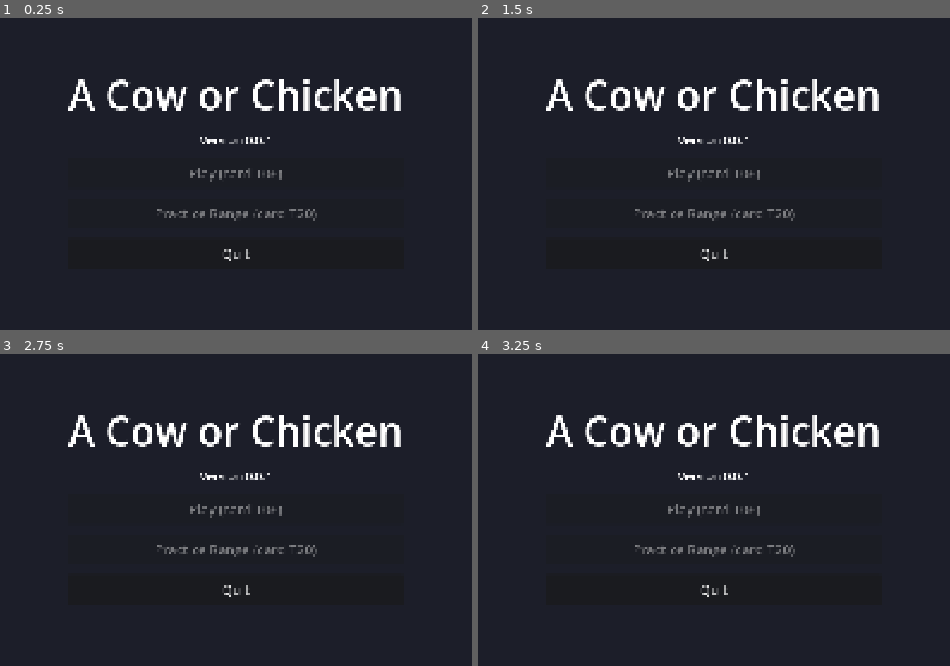
Above: before the commit, frames 1-4 (two rows, left to right).
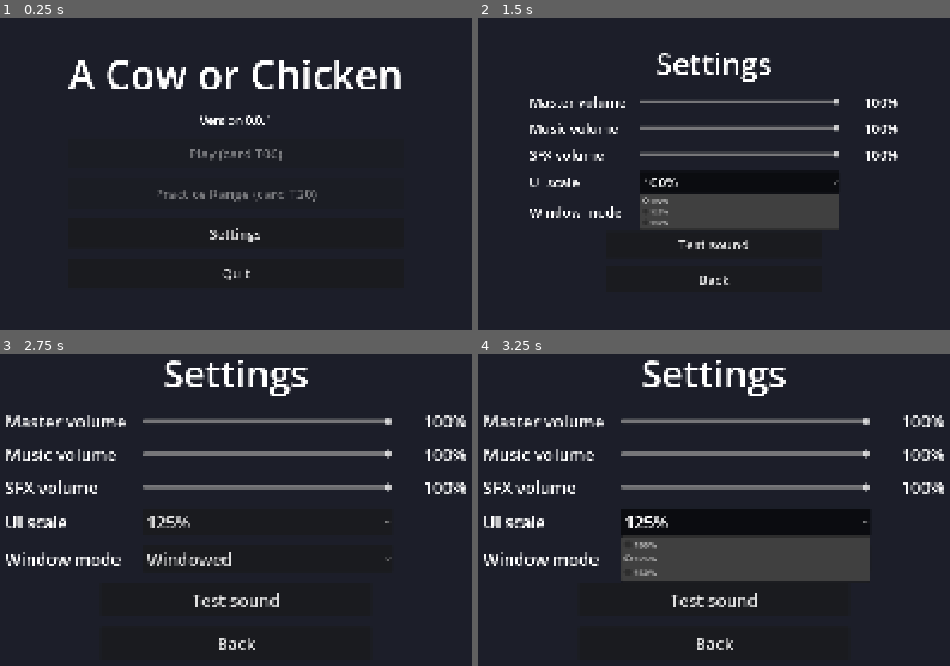
Above: after the commit, the same moments.

Repository: gabrielsfprofessional/A-Cow-Or-Chicken-Game-build-McGills
Game: Godot game, scene res://game/ui/main_menu.tscn
The game is run twice, just before and just after one commit, with the same random seed, the same clock (stepped at 60 frames per second) and the same inputs.
Inputs (mouse positions are in pixels of both pictures, inside the frame that each line leads up to):
- Up to frame 1 (0.25 s): no input
- Up to frame 2 (1.5 s): click (714, 233) at 0.5 s, where only the run after the commit has a clickable "Settings"; click (737, 183) at 1.25 s, where only the run after the commit has a clickable "100%"
- Up to frame 3 (2.75 s): click (259, 547) at 2 s, where only the run after the commit has a clickable "Windowed"
- Up to frame 4 (3.25 s): click (747, 522) at 2.75 s, where only the run after the commit has a clickable "125%"

The runs differ from the first frame. In frame 1, 6.7% of the frame differs, in the area x 14-85%, y 13-84%; in frame 2, 12%; in frame 3, 11%; in frame 4, 19%, in the area x 1-99%, y 1-95%.

Commit message:
T38: Settings screen
Co-Authored-By: Claude Sonnet 5.5 <noreply@anthropic.com>

Diff:
--- /dev/null
+++ b/audio/default_bus_layout.tres
@@ -0,0 +1,15 @@
+[gd_resource type="AudioBusLayout" format=3]
+
+[resource]
+bus/1/name = &"Music"
+bus/1/solo = false
+bus/1/mute = false
+bus/1/bypass_fx = false
+bus/1/volume_db = 0.0
+bus/1/send = &"Master"
+bus/2/name = &"SFX"
+bus/2/solo = false
+bus/2/mute = false
+bus/2/bypass_fx = false
+bus/2/volume_db = 0.0
+bus/2/send = &"Master"
--- a/game/ui/main_menu.gd
+++ b/game/ui/main_menu.gd
@@ -9,5 +9,9 @@
 	_version.text = "Version %s" % Game.version()
 
 
+func _on_settings_pressed() -> void:
+	get_tree().change_scene_to_file("res://game/ui/settings_screen.tscn")
+
+
 func _on_quit_pressed() -> void:
 	get_tree().quit()
--- a/game/ui/main_menu.tscn
+++ b/game/ui/main_menu.tscn
@@ -1,6 +1,7 @@
 [gd_scene format=3]
 
 [ext_resource type="Script" path="res://game/ui/main_menu.gd" id="1_menu"]
+[ext_resource type="Script" path="res://game/ui/ui_scaler.gd" id="2_scaler"]
 
 [node name="MainMenu" type="Control"]
 layout_mode = 3
@@ -58,10 +59,20 @@
 disabled = true
 text = "Practice Range (card T20)"
 
+[node name="SettingsButton" type="Button" parent="Center/Menu"]
+custom_minimum_size = Vector2(520, 72)
+layout_mode = 2
+theme_override_font_sizes/font_size = 32
+text = "Settings"
+
 [node name="QuitButton" type="Button" parent="Center/Menu"]
 custom_minimum_size = Vector2(520, 72)
 layout_mode = 2
 theme_override_font_sizes/font_size = 32
 text = "Quit"
 
+[node name="UiScaler" type="Node" parent="."]
+script = ExtResource("2_scaler")
+
+[connection signal="pressed" from="Center/Menu/SettingsButton" to="." method="_on_settings_pressed"]
 [connection signal="pressed" from="Center/Menu/QuitButton" to="." method="_on_quit_pressed"]
--- /dev/null
+++ b/game/ui/settings.gd
@@ -0,0 +1,116 @@
+extends Node
+## Player settings: volume, UI scale, window mode (autoload "Settings"). Owner: John (game/ui).
+## Loads user://settings.json at startup and applies it, so it works even when the menu is skipped.
+
+signal ui_scale_changed(scale: float)
+
+const PATH: String = "user://settings.json"
+const VERSION: int = 1
+const SCALES: Array[float] = [1.0, 1.25, 1.5]
+const BUSES: Array[StringName] = [&"Master", &"Music", &"SFX"]
+
+var master: int = 100
+var music: int = 100
+var sfx: int = 100
+var ui_scale: float = 1.0
+var fullscreen: bool = false
+
+
+func _ready() -> void:
+	load_settings()
+	apply_all()
+
+
+func load_settings() -> void:
+	if not FileAccess.file_exists(PATH):
+		return
+	var json: JSON = JSON.new()
+	var parsed: Variant = json.data if json.parse(FileAccess.get_file_as_string(PATH)) == OK else null
+	if not parsed is Dictionary:
+		push_warning("Settings: could not read %s, using defaults" % PATH)
+		return
+	var data: Dictionary = parsed
+	if int(data.get("version", 0)) != VERSION:
+		push_warning("Settings: unknown version in %s, using defaults" % PATH)
+		return
+	master = clampi(int(data.get("master", master)), 0, 100)
+	music = clampi(int(data.get("music", music)), 0, 100)
+	sfx = clampi(int(data.get("sfx", sfx)), 0, 100)
+	var wanted: float = float(data.get("ui_scale", ui_scale))
+	ui_scale = wanted if wanted in SCALES else 1.0
+	fullscreen = bool(data.get("fullscreen", fullscreen))
+
+
+## Writes to a temp file first, then renames, so a crash never leaves a half-written file.
+func save_settings() -> void:
+	var data: Dictionary = {
+		"version": VERSION,
+		"master": master,
+		"music": music,
+		"sfx": sfx,
+		"ui_scale": ui_scale,
+		"fullscreen": fullscreen,
+	}
+	var tmp: String = PATH + ".tmp"
+	var file: FileAccess = FileAccess.open(tmp, FileAccess.WRITE)
+	if file == null:
+		push_warning("Settings: cannot write %s" % tmp)
+		return
+	file.store_string(JSON.stringify(data, "\t"))
+	file.close()
+	DirAccess.rename_absolute(ProjectSettings.globalize_path(tmp), ProjectSettings.globalize_path(PATH))
+
+
+func apply_all() -> void:
+	for bus: StringName in BUSES:
+		_apply_volume(bus)
+	_apply_window_mode()
+	ui_scale_changed.emit(ui_scale)
+
+
+func volume_of(bus: StringName) -> int:
+	match bus:
+		&"Music":
+			return music
+		&"SFX":
+			return sfx
+	return master
+
+
+func set_volume(bus: StringName, percent: int) -> void:
+	percent = clampi(percent, 0, 100)
+	match bus:
+		&"Music":
+			music = percent
+		&"SFX":
+			sfx = percent
+		_:
+			master = percent
+	_apply_volume(bus)
+
+
+func set_ui_scale(value: float) -> void:
+	ui_scale = value if value in SCALES else 1.0
+	ui_scale_changed.emit(ui_scale)
+
+
+func set_fullscreen(value: bool) -> void:
+	fullscreen = value
+	_apply_window_mode()
+
+
+func _apply_volume(bus: StringName) -> void:
+	var index: int = AudioServer.get_bus_index(bus)
+	if index < 0:
+		return
+	var percent: int = volume_of(bus)
+	AudioServer.set_bus_mute(index, percent == 0)
+	AudioServer.set_bus_volume_db(index, linear_to_db(percent / 100.0) if percent > 0 else -80.0)
+
+
+func _apply_window_mode() -> void:
+	if DisplayServer.get_name() == "headless":
+		return
+	DisplayServer.window_set_mode(
+		DisplayServer.WINDOW_MODE_FULLSCREEN if fullscreen else DisplayServer.WINDOW_MODE_WINDOWED
+	)
--- /dev/null
+++ b/game/ui/settings_screen.gd
@@ -0,0 +1,65 @@
+extends Control
+## Settings screen: volume sliders, UI scale, window mode, test sound. Owner: John (game/ui).
+## Every change applies at once and is saved by the Settings autoload.
+
+const MENU_SCENE: String = "res://game/ui/main_menu.tscn"
+
+@onready var _master: HSlider = $Center/Rows/Grid/MasterSlider
+@onready var _music: HSlider = $Center/Rows/Grid/MusicSlider
+@onready var _sfx: HSlider = $Center/Rows/Grid/SfxSlider
+@onready var _master_value: Label = $Center/Rows/Grid/MasterValue
+@onready var _music_value: Label = $Center/Rows/Grid/MusicValue
+@onready var _sfx_value: Label = $Center/Rows/Grid/SfxValue
+@onready var _scale: OptionButton = $Center/Rows/Grid/ScaleOption
+@onready var _window: OptionButton = $Center/Rows/Grid/WindowOption
+@onready var _test_player: AudioStreamPlayer = $TestPlayer
+
+
+func _ready() -> void:
+	for factor: float in Settings.SCALES:
+		_scale.add_item("%d%%" % roundi(factor * 100.0))
+	_scale.selected = Settings.SCALES.find(Settings.ui_scale)
+	_window.add_item("Windowed")
+	_window.add_item("Fullscreen")
+	_window.selected = 1 if Settings.fullscreen else 0
+	_master.value = Settings.master
+	_music.value = Settings.music
+	_sfx.value = Settings.sfx
+	_update_labels()
+	_master.value_changed.connect(_on_volume_changed.bind(&"Master"))
+	_music.value_changed.connect(_on_volume_changed.bind(&"Music"))
+	_sfx.value_changed.connect(_on_volume_changed.bind(&"SFX"))
+	_scale.item_selected.connect(_on_scale_selected)
+	_window.item_selected.connect(_on_window_selected)
+	$Center/Rows/TestButton.pressed.connect(_on_test_pressed)
+	$Center/Rows/BackButton.pressed.connect(_on_back_pressed)
+
+
+func _on_volume_changed(value: float, bus: StringName) -> void:
+	Settings.set_volume(bus, roundi(value))
+	Settings.save_settings()
+	_update_labels()
+
+
+func _on_scale_selected(index: int) -> void:
+	Settings.set_ui_scale(Settings.SCALES[index])
+	Settings.save_settings()
+
+
+func _on_window_selected(index: int) -> void:
+	Settings.set_fullscreen(index == 1)
+	Settings.save_settings()
+
+
+func _on_test_pressed() -> void:
+	_test_player.play()
+
+
+func _on_back_pressed() -> void:
+	get_tree().change_scene_to_file(MENU_SCENE)
+
+
+func _update_labels() -> void:
+	_master_value.text = "%d%%" % Settings.master
+	_music_value.text = "%d%%" % Settings.music
+	_sfx_value.text = "%d%%" % Settings.sfx
--- /dev/null
+++ b/game/ui/settings_screen.tscn
@@ -0,0 +1,149 @@
+[gd_scene format=3]
+
+[ext_resource type="Script" path="res://game/ui/settings_screen.gd" id="1_screen"]
+[ext_resource type="Script" path="res://game/ui/ui_scaler.gd" id="2_scaler"]
+[ext_resource type="AudioStream" path="res://audio/ui/click.ogg" id="3_click"]
+
+[node name="SettingsScreen" type="Control"]
+layout_mode = 3
+anchors_preset = 15
+anchor_right = 1.0
+anchor_bottom = 1.0
+grow_horizontal = 2
+grow_vertical = 2
+script = ExtResource("1_screen")
+
+[node name="Background" type="ColorRect" parent="."]
+layout_mode = 1
+anchors_preset = 15
+anchor_right = 1.0
+anchor_bottom = 1.0
+grow_horizontal = 2
+grow_vertical = 2
+color = Color(0.11, 0.12, 0.16, 1)
+
+[node name="Center" type="CenterContainer" parent="."]
+layout_mode = 1
+anchors_preset = 15
+anchor_right = 1.0
+anchor_bottom = 1.0
+grow_horizontal = 2
+grow_vertical = 2
+
+[node name="Rows" type="VBoxContainer" parent="Center"]
+layout_mode = 2
+theme_override_constants/separation = 20
+
+[node name="Title" type="Label" parent="Center/Rows"]
+layout_mode = 2
+theme_override_font_sizes/font_size = 72
+text = "Settings"
+horizontal_alignment = 1
+
+[node name="Grid" type="GridContainer" parent="Center/Rows"]
+layout_mode = 2
+theme_override_constants/h_separation = 32
+theme_override_constants/v_separation = 18
+columns = 3
+
+[node name="MasterLabel" type="Label" parent="Center/Rows/Grid"]
+layout_mode = 2
+theme_override_font_sizes/font_size = 32
+text = "Master volume"
+
+[node name="MasterSlider" type="HSlider" parent="Center/Rows/Grid"]
+custom_minimum_size = Vector2(480, 40)
+layout_mode = 2
+size_flags_vertical = 4
+step = 1.0
+value = 100.0
+
+[node name="MasterValue" type="Label" parent="Center/Rows/Grid"]
+custom_minimum_size = Vector2(110, 0)
+layout_mode = 2
+theme_override_font_sizes/font_size = 32
+text = "100%"
+horizontal_alignment = 2
+
+[node name="MusicLabel" type="Label" parent="Center/Rows/Grid"]
+layout_mode = 2
+theme_override_font_sizes/font_size = 32
+text = "Music volume"
+
+[node name="MusicSlider" type="HSlider" parent="Center/Rows/Grid"]
+custom_minimum_size = Vector2(480, 40)
+layout_mode = 2
+size_flags_vertical = 4
+step = 1.0
+value = 100.0
+
+[node name="MusicValue" type="Label" parent="Center/Rows/Grid"]
+custom_minimum_size = Vector2(110, 0)
+layout_mode = 2
+theme_override_font_sizes/font_size = 32
+text = "100%"
+horizontal_alignment = 2
+
+[node name="SfxLabel" type="Label" parent="Center/Rows/Grid"]
+layout_mode = 2
+theme_override_font_sizes/font_size = 32
+text = "SFX volume"
+
+[node name="SfxSlider" type="HSlider" parent="Center/Rows/Grid"]
+custom_minimum_size = Vector2(480, 40)
+layout_mode = 2
+size_flags_vertical = 4
+step = 1.0
+value = 100.0
+
+[node name="SfxValue" type="Label" parent="Center/Rows/Grid"]
+custom_minimum_size = Vector2(110, 0)
+layout_mode = 2
+theme_override_font_sizes/font_size = 32
+text = "100%"
+horizontal_alignment = 2
+
+[node name="ScaleLabel" type="Label" parent="Center/Rows/Grid"]
+layout_mode = 2
+theme_override_font_sizes/font_size = 32
+text = "UI scale"
+
+[node name="ScaleOption" type="OptionButton" parent="Center/Rows/Grid"]
+layout_mode = 2
+theme_override_font_sizes/font_size = 32
+
+[node name="ScaleSpacer" type="Control" parent="Center/Rows/Grid"]
+layout_mode = 2
+
+[node name="WindowLabel" type="Label" parent="Center/Rows/Grid"]
+layout_mode = 2
+theme_override_font_sizes/font_size = 32
+text = "Window mode"
+
+[node name="WindowOption" type="OptionButton" parent="Center/Rows/Grid"]
+layout_mode = 2
+theme_override_font_sizes/font_size = 32
+
+[node name="WindowSpacer" type="Control" parent="Center/Rows/Grid"]
+layout_mode = 2
+
+[node name="TestButton" type="Button" parent="Center/Rows"]
+custom_minimum_size = Vector2(520, 64)
+layout_mode = 2
+size_flags_horizontal = 4
+theme_override_font_sizes/font_size = 32
+text = "Test sound"
+
+[node name="BackButton" type="Button" parent="Center/Rows"]
+custom_minimum_size = Vector2(520, 64)
+layout_mode = 2
+size_flags_horizontal = 4
+theme_override_font_sizes/font_size = 32
+text = "Back"
+
+[node name="TestPlayer" type="AudioStreamPlayer" parent="."]
+stream = ExtResource("3_click")
+bus = &"SFX"
+
+[node name="UiScaler" type="Node" parent="."]
+script = ExtResource("2_scaler")
--- /dev/null
+++ b/game/ui/ui_scaler.gd
@@ -0,0 +1,21 @@
+extends Node
+## Scales one menu or HUD screen by Settings.ui_scale, never the game world. Owner: John (game/ui).
+## Add as a child of a full-screen Control root. The root is scaled and shrunk to
+## (screen size / scale), so it still fills the screen.
+
+@onready var _root: Control = get_parent() as Control
+
+
+func _ready() -> void:
+	Settings.ui_scale_changed.connect(_apply)
+	get_viewport().size_changed.connect(_apply)
+	_apply()
+
+
+func _apply(_unused: float = 0.0) -> void:
+	var factor: float = Settings.ui_scale
+	_root.set_anchors_and_offsets_preset(Control.PRESET_TOP_LEFT)
+	_root.pivot_offset = Vector2.ZERO
+	_root.position = Vector2.ZERO
+	_root.scale = Vector2(factor, factor)
+	_root.size = get_viewport().get_visible_rect().size / factor
--- a/project.godot
+++ b/project.godot
@@ -21,6 +21,11 @@
 Events="*res://game/core/events.gd"
 Game="*res://game/core/game.gd"
 Net="*res://game/core/net.gd"
+Settings="*res://game/ui/settings.gd"
+
+[audio]
+
+buses/default_bus_layout="res://audio/default_bus_layout.tres"
 
 [display]
 
Not shown, added: audio/ui/LICENSE-kenney-ui-audio.txt
Not shown, added: audio/ui/click.ogg.import
Not shown, added: game/ui/settings.gd.uid
Not shown, added: game/ui/settings_screen.gd.uid
Not shown, added: game/ui/ui_scaler.gd.uid
Not shown, changed: CREDITS.md
Not shown, added: audio/ui/click.ogg
